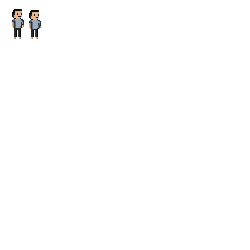
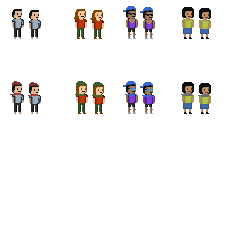
Comparing the layer stacks of the two 250 × 250 images. Changes:
added group "Male2" with 5 layers in group "NPC" over [123,6,155,114]
added layer "Idle 2 copy 2" in group "Male2" over [125,82,155,114]
added layer "Idle 1 copy" in group "Male2" over [123,81,138,114]
added layer "Idle 2" (1st of 4, in "NPC" › "Male2") in group "Male2" over [128,7,155,39]
added layer "Idle 1" (1st of 4, in "NPC" › "Male2") in group "Male2" over [123,6,138,39]
added group "Male1" with 5 layers in group "NPC" over [10,81,41,114]
added layer "Idle 1 Ice" in group "Male1" over [10,81,39,114]
added layer "Idle 2 Ice" in group "Male1" over [29,85,41,114]
added group "Female2" with 5 layers in group "NPC" over [181,7,211,114]
added layer "Idle 2 copy 3" in group "Female2" over [181,83,211,114]
added layer "Idle 1 copy 2" in group "Female2" over [182,82,203,114]
added layer "Idle 2" (3rd of 4, in "NPC" › "Female2") in group "Female2" over [183,8,211,39]
added layer "Idle 1" (3rd of 4, in "NPC" › "Female2") in group "Female2" over [182,7,203,39]
added group "Female1" with 6 layers in group "NPC" over [74,9,105,114]
added layer "Idle 1 Cold" in group "Female1" over [75,81,102,114]
added layer "Layer 1" in group "Female1" over [76,81,88,114]
added layer "Idle 2 copy" in group "Female1" over [93,82,105,114]
added layer "Idle 2" (4th of 4, in "NPC" › "Female1") in group "Female1" over [90,10,104,93]
added layer "Idle 1" (4th of 4, in "NPC" › "Female1") in group "Female1" over [74,9,87,39]
